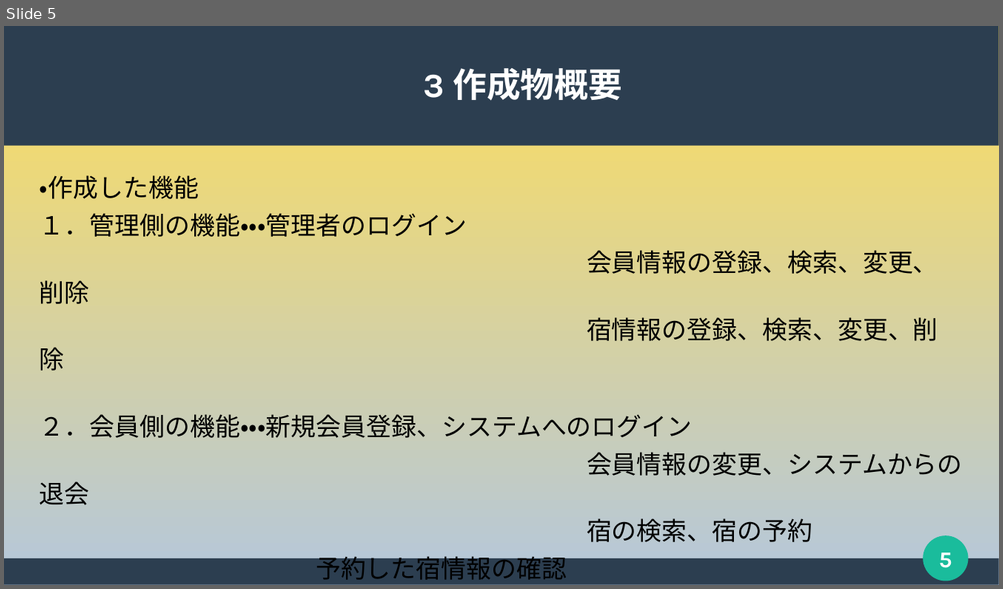
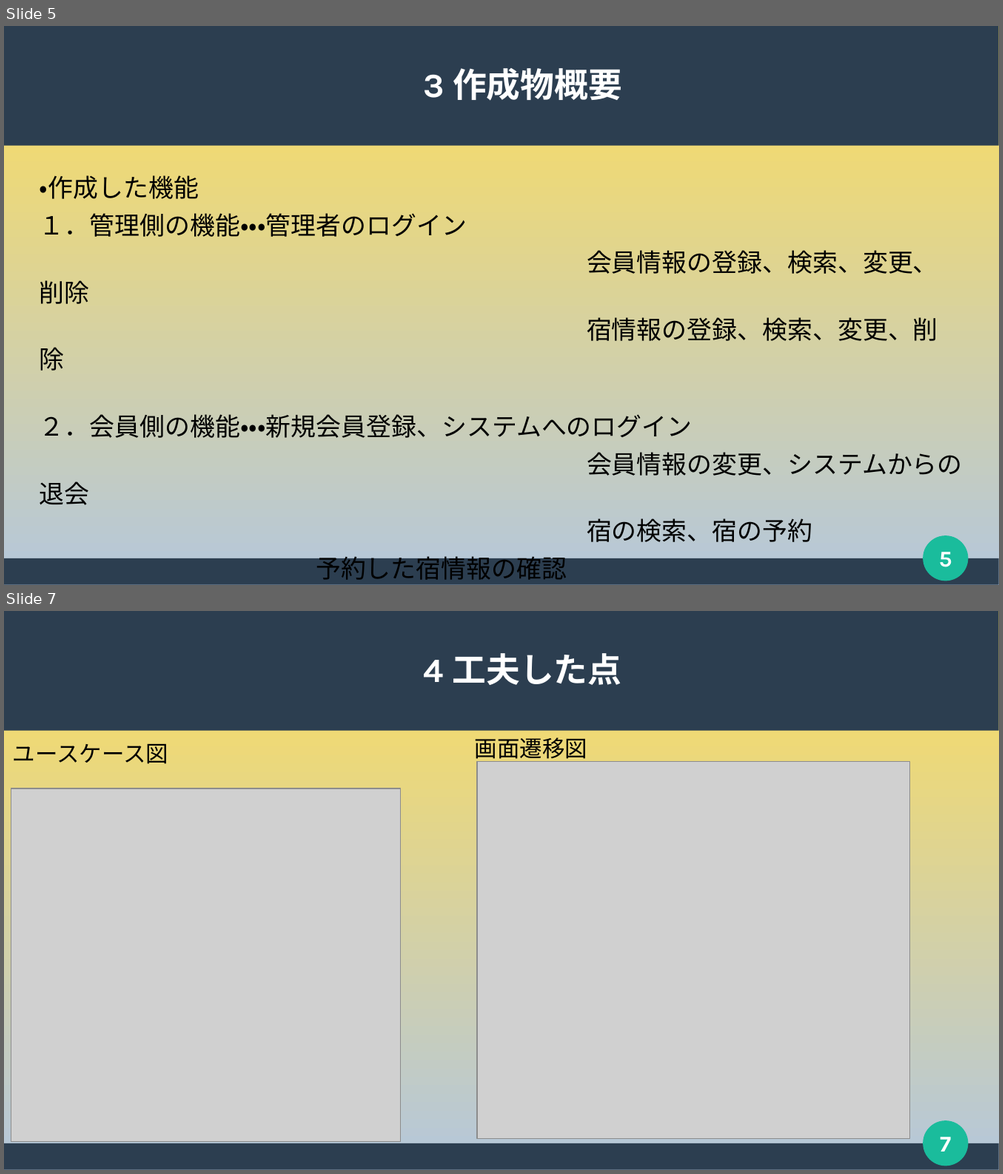
Before and after one commit to 2022java42-student006/document, a slide deck: 発表用スライド(清水作成版).pptx. Shown one above the other, each under a label of ours: slide 5 before the commit, slides 5 and 7 after it; the slides between them are not shown. The pictures are 1003x589 and 1003x1174 pixels, drawn with LibreOffice and Linux fonts; fonts in the diff are those of the drawing; grey boxes stand for pictures. Boxes give left, top, right and bottom in pixels: in the first picture for what was removed or moved away, otherwise in the second. Text is boxed around its words. In the diff, an @@ line names an element or a change of style, - is before the commit and + after.

Commit message:
かえました

```diff
--- a/発表用スライド(清水作成版).pptx
+++ b/発表用スライド(清水作成版).pptx
@@ slide 7 added at <box>4,611,999,1170</box>, background gradient #FFDE59 to #B4C7DC; not listed: 4 template elements that a slide beside it also shows @@
@@ title added at <box>424,653,622,685</box>, 27 pt, text #FFFFFF, bold @@
+1 4 工夫した点
@@ text added at <box>475,738,587,763</box>, 18 pt, text #000000 @@
+画面遷移図
@@ text added at <box>13,744,168,764</box>, 18 pt, text #000000 @@
+ユースケース図
@@ picture added at <box>477,762,910,1139</box> @@
@@ picture added at <box>11,789,400,1142</box> @@
```
Also in this commit, not shown: 5 slides changed, 2 other slides added.
